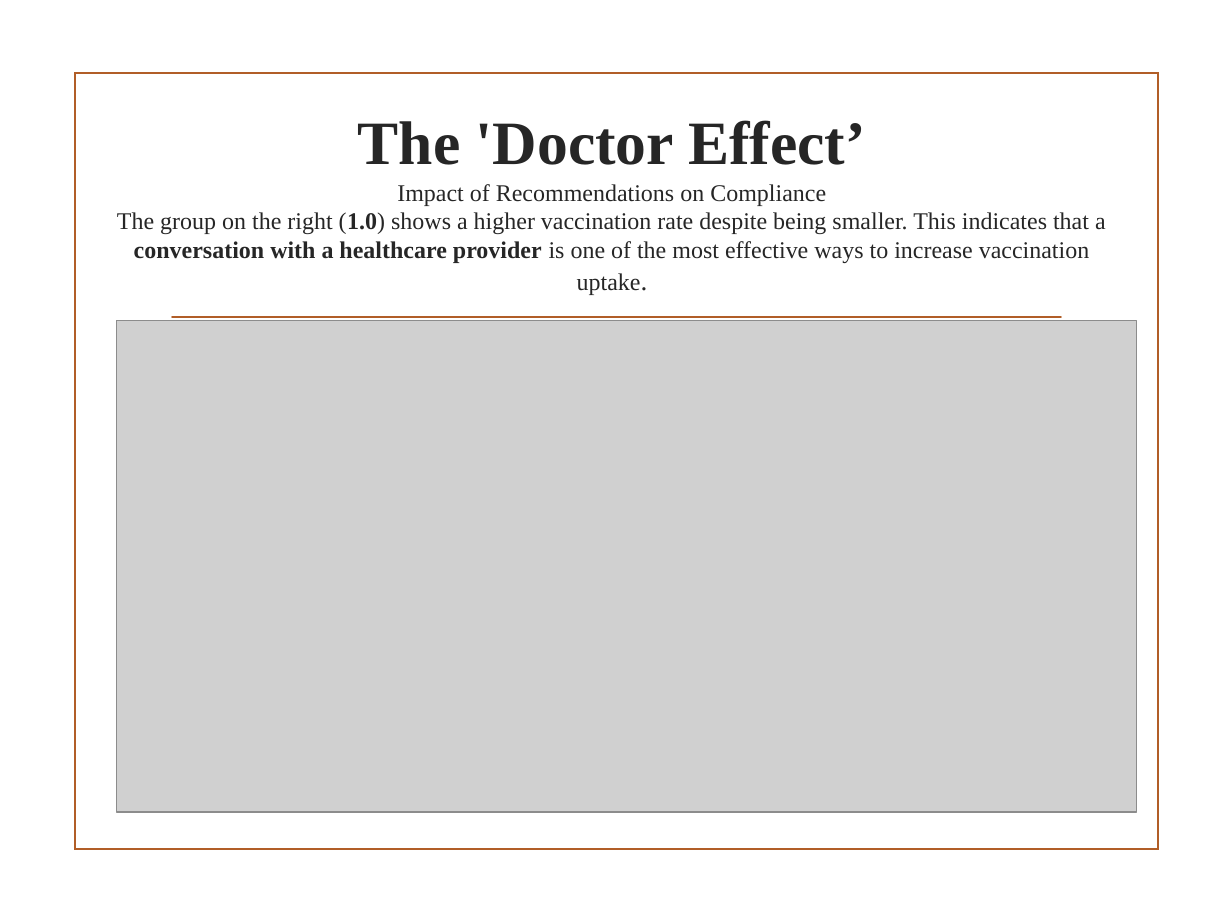
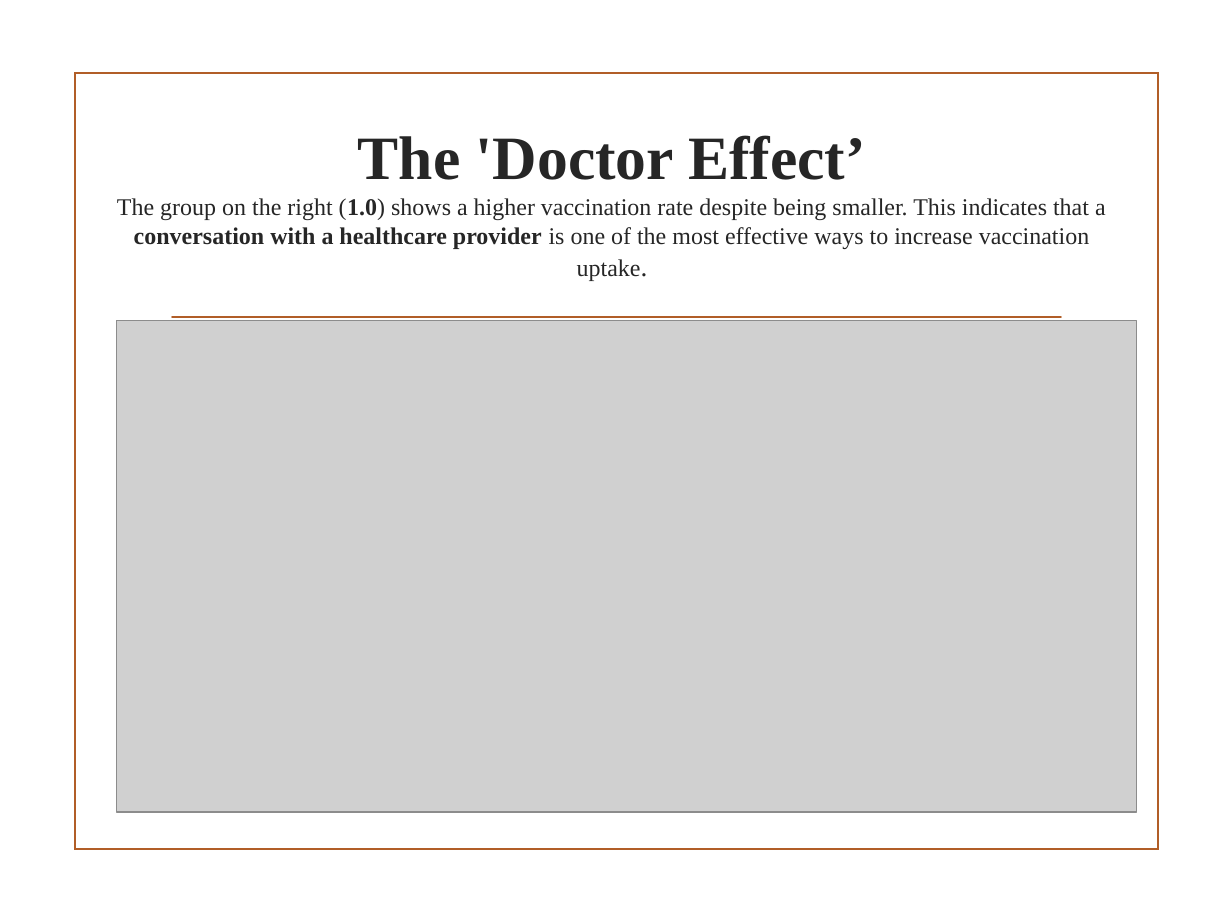
Before and after one commit to abelchol-ship-it/H1N1_2009_Vaccine_Predictive_Project_Abel_Aleu_Chol, a slide deck: slide 17 of PPTX_CSV_Files/H1N1_Vaccine_Predictive_Presentation_Abel_Aleu_Chol.pptx (slide 15 before the commit). Drawn at 1232x924 pixels with LibreOffice and Linux fonts; fonts in the diff are those of the drawing; grey boxes stand for pictures; background and template pictures are left out. Boxes give left, top, right and bottom in pixels: in the first picture for what was removed or moved away, otherwise in the second. Text is boxed around its words. In the diff, an @@ line names an element or a change of style, - is before the commit and + after.

```diff
--- a/PPTX_CSV_Files/H1N1_Vaccine_Predictive_Presentation_Abel_Aleu_Chol.pptx
+++ b/PPTX_CSV_Files/H1N1_Vaccine_Predictive_Presentation_Abel_Aleu_Chol.pptx
@@ title at <box>117,135,1106,281</box>: text changed @@
-The 'Doctor Effect’
-Impact of Recommendations on Compliance
-The group on the right (1.0) shows a higher vaccination rate despite being smaller. This indicates that a conversation with a healthcare provider is one of the most effective ways to increase vaccination uptake.
+The 'Doctor Effect’
+The group on the right (1.0) shows a higher vaccination rate despite being smaller. This indicates that a conversation with a healthcare provider is one of the most effective ways to increase vaccination uptake.
```
Also in this commit, not shown: 10 other slides changed, 2 slides added, 6 other files.
